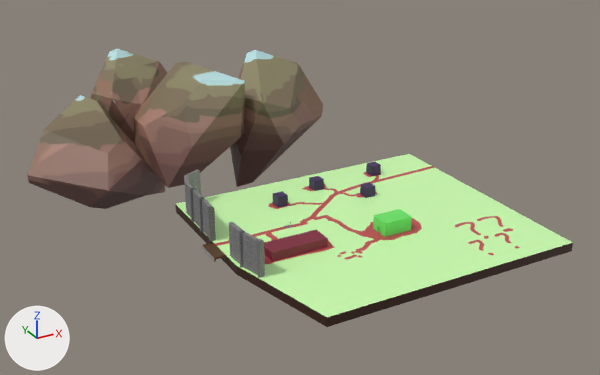
Before and after pictures for a commit that changed the glTF model assets/models/overworld/ch1_overworld.glb.
The view is the same before and after, from a camera (50 mm lens) standing at (-464.0, -909.0, 517.0) and looking at (95.0, 109.0, 8.0). The lights are fixed; the arrows at lower left show +X, +Y and +Z. The picture after the commit comes second. Objects named as collision shapes, trigger or cutter boxes, shadow casters or lower levels of detail are left out. Where no turn or scale is listed for an object, it has been applied to the vertices.

In view in the first picture: 'Bridge', 'CitadelFoundation-col', 'CitadelWall-col', 'House1-col', 'House2-col', 'House3-col', 'House4-col', 'MercDorms-col', 'Mountains', 'TeaShop-col'.
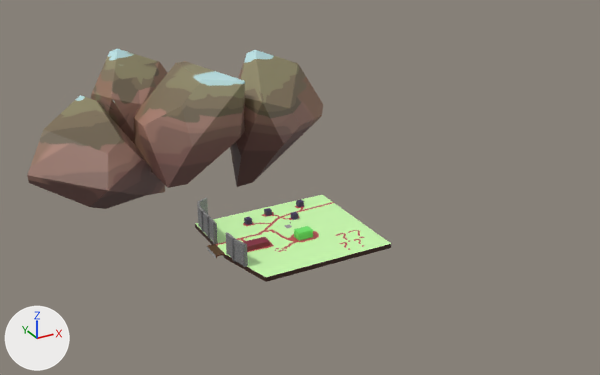
Commit message: Shrink overworld

Edits to the bpy script that builds the scene:
```text
Change ob_teashop_col:
    ob_teashop_col.location: (136.0, -85.0, 22.0) -> (19.0, -45.0, 18.0)
    ob_teashop_col.scale: (26.2, 14.2, 10.8) -> (13.0, 7.04, 5.36)
Change ob_house1_col:
    ob_house1_col.location: (36.0, 60.0, 21.0) -> (-31.0, 26.0, 16.0)
    ob_house1_col.scale: (7.93, 7.93, 7.93) -> (3.93, 3.93, 3.93)
Change ob_house2_col:
    ob_house2_col.location: (110.0, 85.0, 21.0) -> (6.0, 39.0, 16.0)
    ob_house2_col.scale: (7.93, 7.93, 7.93) -> (3.93, 3.93, 3.93)
Change ob_house3_col:
    ob_house3_col.location: (217.0, 91.0, 21.0) -> (59.0, 42.0, 16.0)
    ob_house3_col.scale: (7.93, 7.93, 7.93) -> (3.93, 3.93, 3.93)
Change ob_house4_col:
    ob_house4_col.location: (164.0, 27.0, 21.0) -> (33.0, 10.0, 16.0)
    ob_house4_col.scale: (7.93, 7.93, 7.93) -> (3.93, 3.93, 3.93)
Change ob_bridge:
    ob_bridge.location: (-104.0, -9.0, 12.0) -> (-101.0, -12.0, 12.0)
    ob_bridge.scale: (6.9, 4.15, 1.0) -> (5.14, 3.09, 0.744)
Change ob_citadelfoundation_col:
    ob_citadelfoundation_col.scale: (1.0, 1.0, 1.0) -> (0.491, 0.491, 0.491)
Change ob_citadelwall_col:
    ob_citadelwall_col.location: (-95.0, -9.0, 14.0) -> (-95.0, -15.0, 13.0)
    ob_citadelwall_col.scale: (1.0, 1.0, 1.0) -> (0.626, 0.626, 0.626)
```

Pixel boxes [x1, y1, x2, y2] of what changed, in the pictures (600 x 375 px):
'CitadelFoundation-col', rescaled (51% narrower, 49% shorter)
    before: [175, 154, 573, 327]
    after: [195, 195, 391, 282]
'CitadelWall-col', moved, rescaled (37% narrower, 36% shorter)
    before: [184, 170, 265, 278]
    after: [197, 198, 248, 267]
'TeaShop-col', moved, rescaled (50% narrower, 45% shorter)
    before: [373, 209, 412, 237]
    after: [294, 226, 313, 241]
'Bridge', moved, rescaled (24% narrower, 25% shorter)
    before: [202, 243, 226, 262]
    after: [207, 244, 225, 258]
'House1-col', moved, rescaled (44% narrower, 47% shorter)
    before: [273, 191, 288, 207]
    after: [244, 217, 252, 225]
'House2-col', moved, rescaled (44% narrower, 44% shorter)
    before: [309, 176, 324, 191]
    after: [264, 208, 272, 216]
'House4-col', moved, rescaled (50% narrower, 47% shorter)
    before: [360, 182, 375, 198]
    after: [291, 212, 298, 220]
'House3-col', moved, rescaled
    before: [366, 162, 381, 176]
    after: [296, 200, 304, 207]
'MercDorms-col', unchanged, covered by the edit
    before: [264, 229, 328, 261]
    after: [243, 237, 270, 251]
